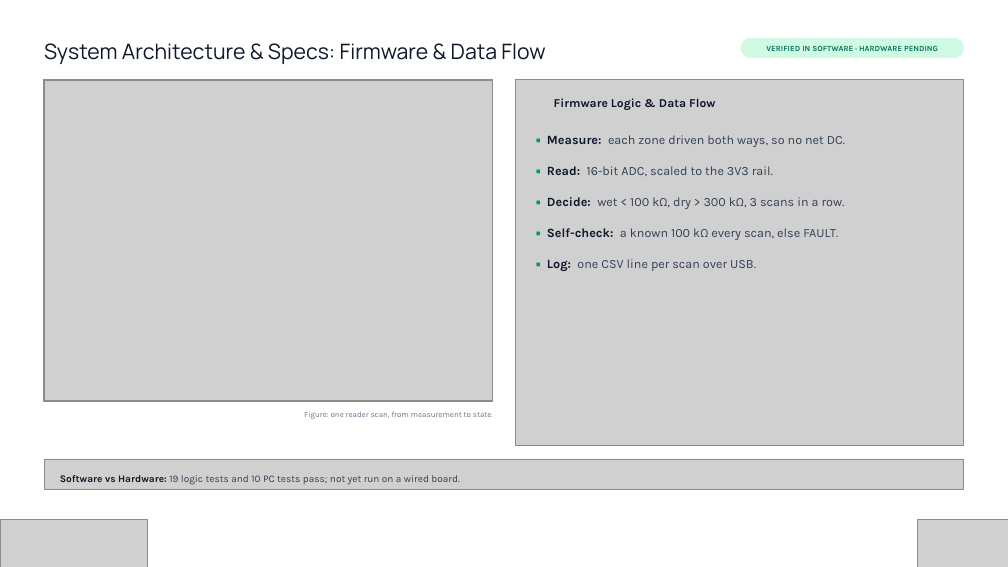
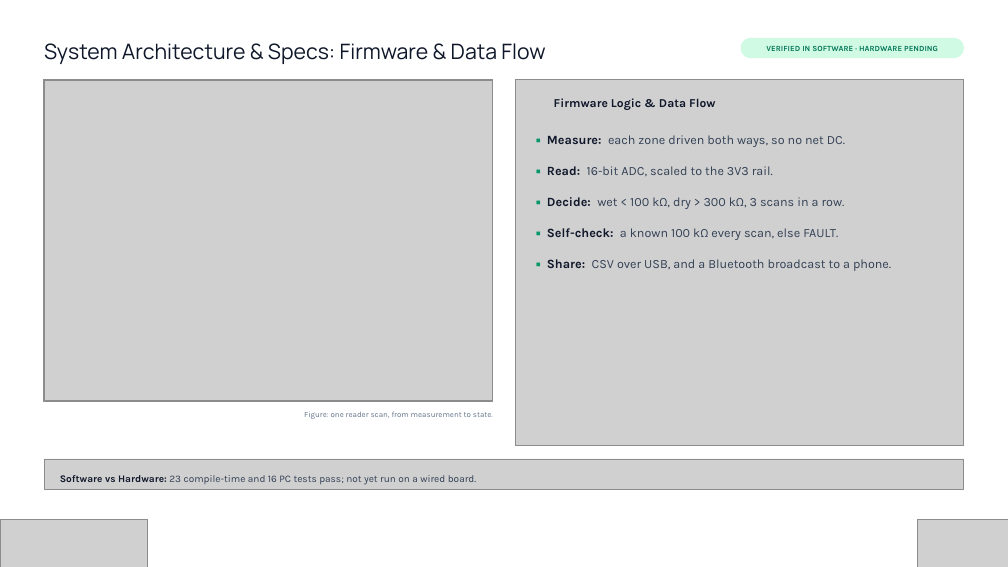
Before and after one commit to soham0777/dermasense-vishwakarma-2026, a slide deck: slide 6 of FINAL_SUBMISSION/Vishwakarma_Stage2_Final.pptx. Drawn at 1008x567 pixels with LibreOffice and Linux fonts; fonts in the diff are those of the drawing; grey boxes stand for pictures; background and template pictures are left out. Boxes give left, top, right and bottom in pixels: in the first picture for what was removed or moved away, otherwise in the second. Text is boxed around its words. In the diff, an @@ line names an element or a change of style, - is before the commit and + after.

Commit message:
Stage 2 gap review: checklist, roadmap on programme dates, BLE broadcast
Full review of every folder against the official template, the organiser's
email and website, and the Stage 1 proposal (STAGE2_CHECKLIST.md).

Deck (QA: 18 slides, 0 issues; ~104 words per content slide):
- Roadmap moved onto the programme's dates: prototype video early Dec,
  January semi-final, IIT Indore finale 26 Jan - 1 Feb (D-014)
- Before state: cited time (18 min/visit) and cost (Rs 240-510/dressing)
- After state: "up to 44.9 %" and strip payback, labelled projections
- BOM in the template's table form; 3 prices quoted 19 Oct
- Prior art: ALLEVYN LIFE visual change indicator; Stage 1 Kapton
  "medical-grade" claim corrected; 15 references

Firmware: Bluetooth LE state broadcast (ble_beacon.h) for the Remote
Monitoring sub-theme (D-015). Compiles with 0 warnings (650,349 bytes);
23 compile-time + 16 PC tests pass; bench step T11 added. Not yet run
on hardware.

Records: D-012 written down; stale decisions marked superseded; E1/E3
names replaced by E2/E4; BOM totals consistent; 5 sources added.

```diff
--- a/FINAL_SUBMISSION/Vishwakarma_Stage2_Final.pptx
+++ b/FINAL_SUBMISSION/Vishwakarma_Stage2_Final.pptx
@@ text at (x1=547, y1=259, x2=891, y2=271): text changed @@
-▪ Log: one CSV line per scan over USB.
+▪ Share: CSV over USB, and a Bluetooth broadcast to a phone.
@@ text at (x1=60, y1=475, x2=476, y2=485): text changed @@
-Software vs Hardware: 19 logic tests and 10 PC tests pass; not yet run on a wired board.
+Software vs Hardware: 23 compile-time and 16 PC tests pass; not yet run on a wired board.
```
Also in this commit, not shown: 9 other slides changed, 36 other files.
